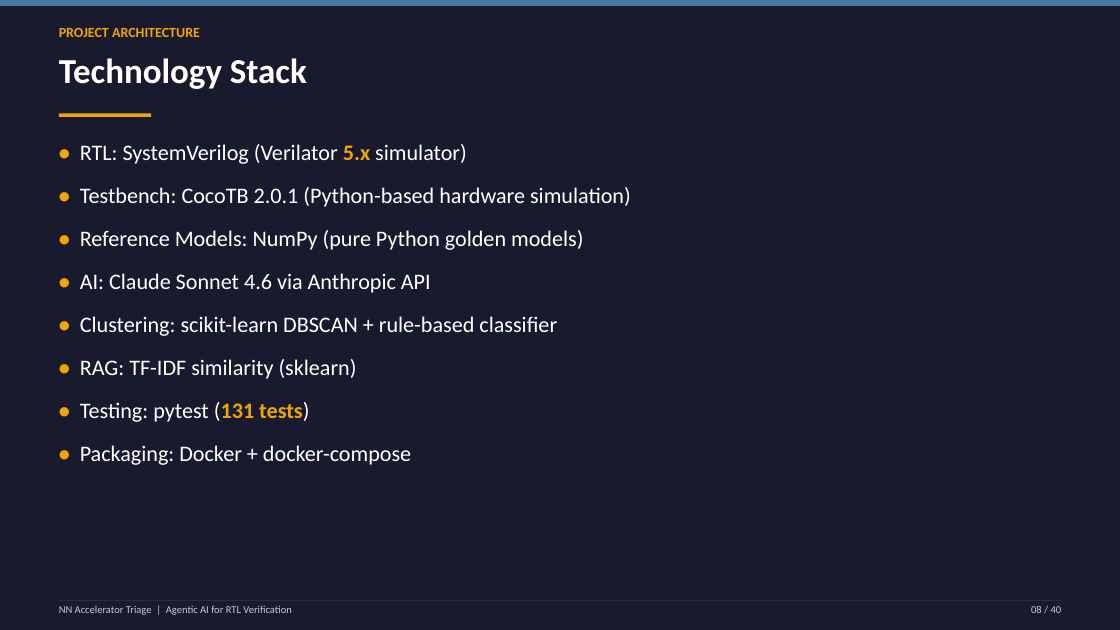
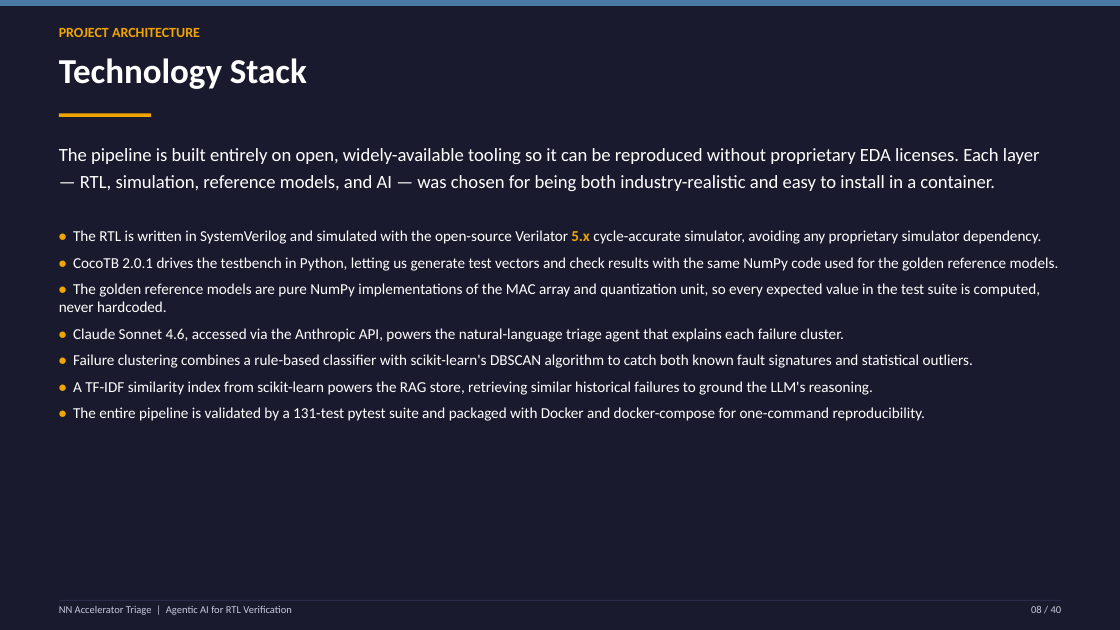
Before and after one commit to Sumedh350/nn-accel-triage, a slide deck: slide 8 of reports/nn_accel_triage_presentation.pptx. Drawn at 1120x630 pixels with LibreOffice and Linux fonts; fonts in the diff are those of the drawing. Boxes give left, top, right and bottom in pixels: in the first picture for what was removed or moved away, otherwise in the second. Text is boxed around its words. In the diff, an @@ line names an element or a change of style, - is before the commit and + after.

```diff
--- a/reports/nn_accel_triage_presentation.pptx
+++ b/reports/nn_accel_triage_presentation.pptx
@@ text at box(59, 148, 1040, 191): text changed; size 19 to 16 pt @@
-• RTL: SystemVerilog (Verilator 5.x simulator)
-• Testbench: CocoTB 2.0.1 (Python-based hardware simulation)
-• Reference Models: NumPy (pure Python golden models)
-• AI: Claude Sonnet 4.6 via Anthropic API
-• Clustering: scikit-learn DBSCAN + rule-based classifier
-• RAG: TF-IDF similarity (sklearn)
-• Testing: pytest (131 tests)
-• Packaging: Docker + docker-compose
+The pipeline is built entirely on open, widely-available tooling so it can be reproduced without proprietary EDA licenses. Each layer — RTL, simulation, reference models, and AI — was chosen for being both industry-realistic and easy to install in a container.
@@ text added at box(59, 230, 1059, 421), 13 pt, text #FFFFFF @@
+• The RTL is written in SystemVerilog and simulated with the open-source Verilator 5.x cycle-accurate simulator, avoiding any proprietary simulator dependency.
+• CocoTB 2.0.1 drives the testbench in Python, letting us generate test vectors and check results with the same NumPy code used for the golden reference models.
+• The golden reference models are pure NumPy implementations of the MAC array and quantization unit, so every expected value in the test suite is computed, never hardcoded.
+• Claude Sonnet 4.6, accessed via the Anthropic API, powers the natural-language triage agent that explains each failure cluster.
+• Failure clustering combines a rule-based classifier with scikit-learn's DBSCAN algorithm to catch both known fault signatures and statistical outliers.
+• A TF-IDF similarity index from scikit-learn powers the RAG store, retrieving similar historical failures to ground the LLM's reasoning.
+• The entire pipeline is validated by a 131-test pytest suite and packaged with Docker and docker-compose for one-command reproducibility.
```
Also in this commit, not shown: 36 other slides changed.
